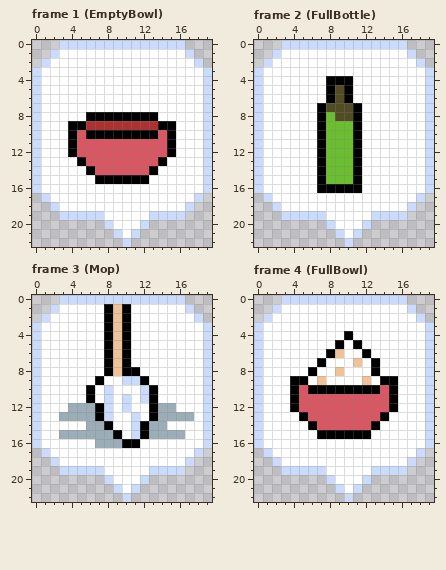
Two states of a pixel-art file, ExportedAssets/Art/Bubbles.aseprite. Above: the version before the commit.
20x23 pixels, 9 frames. Shown: frame 1 (EmptyBowl), frame 2 (FullBottle), frame 3 (Mop), frame 4 (FullBowl). The commit also changed other frames, which this record leaves out.
Once edited:
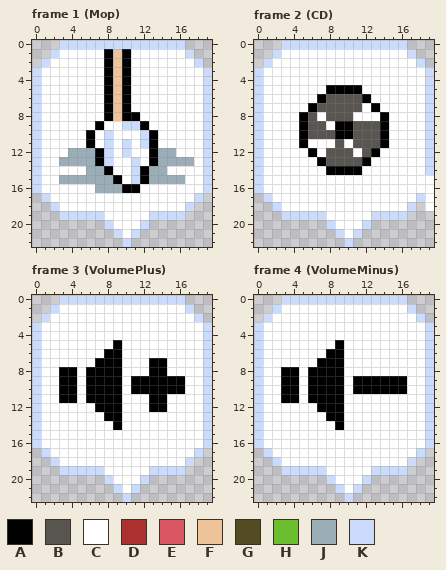
Palette (. is transparent): A #000000  B #595652  C #ffffff  D #ac3232  E #d95763  F #eec39a  G #524b24  H #6abe30  J #9badb7  K #cbdbfc
What changed:
Frame 1 (Mop), layer "Layer 2":
y 1..7: x 8..10 CCC -> AFA
y 8: x 6..7 AA -> CC; x 9 A -> F; x 12..13 AA -> CC
y 9: x 4..15 AADDDDDDDDAA -> CCCACCKKACCC
y 10: x 4..5 AE -> CC; x 7..12 AAAAAA -> CKCCCK; x 14..15 EA -> CC
y 11: x 4..15 AEEEEEEEEEEA -> CCACKCKCKACC
y 12: x 4..15 AEEEEEEEEEEA -> JJJAKCKCCAJJ
y 13: x 3..17 CCAEEEEEEEEACCC -> JJJJAKCCKCAJJJJ
y 14: x 6..14 AEEEEEEAC -> JJACCKAJJ
y 15: x 3..8 CCCCAA -> JJJJJJ; x 10..11 AA -> CK; x 13..16 CCCC -> JJJJ
y 16: x 7..11 CCCCC -> JJJAA
Frame 2 (CD), layer "Layer 2":
y 4: x 8..10 AAA -> CCC
y 5: x 9 G -> A; x 11 C -> A
y 6: x 7..12 CAGACC -> ABBBBA
y 7: x 6..11 CAGGGA -> ABBBBB; x 13 C -> A
y 8: x 5..11 CCAHGGA -> ABCBBBC; x 14 C -> A
y 9: x 5..14 CCAHHHACCC -> ABBCAABBBA
y 10: x 5..14 CCAHHHACCC -> ABBBAABBBA
y 11: x 5 C -> A; x 7..14 AHHHACCC -> CCBCBBBA
y 12: x 6..13 CAHHHACC -> ACBBBCBA
y 13: x 8..12 HHHAC -> BBBBA
y 14: x 7..10 AHHH -> CAAA
y 15: x 7..11 AHHHA -> CCCCC; x 19 K -> C
y 16: x 7..11 AAAAA -> CCCCC; x 19 K -> C
y 17..18: x 19 . -> C
Frame 3 (VolumePlus), layer "Layer 2":
y 1..4: x 8..10 AFA -> CCC
y 5: x 8..10 AFA -> CAC
y 6: x 9..10 FA -> AC
y 7: x 7 C -> A; x 9..10 FA -> AC; x 13..14 CC -> AA
y 8: x 3..4 CC -> AA; x 6..7 CC -> AA; x 9..11 FAA -> ACC; x 13..14 CC -> AA
y 9: x 3..4 CC -> AA; x 6 C -> A; x 8..11 CCKK -> AACA; x 13..16 CCCC -> AAAA
y 10: x 3..4 CC -> AA; x 7..9 CKC -> AAA; x 11..12 CK -> AA; x 14..16 CCC -> AAA
y 11: x 3..4 CC -> AA; x 7..10 CKCK -> AAAC; x 12 K -> C; x 14 C -> A
y 12: x 4..6 JJJ -> CCC; x 8..10 KCK -> AAC; x 14..15 JJ -> AC
y 13: x 3..9 JJJJAKC -> CCCCCAA; x 11 K -> C; x 13..17 AJJJJ -> CCCCC
y 14: x 6..9 JJAC -> CCCA; x 11..14 KAJJ -> CCCC
y 15: x 3..9 JJJJJJA -> CCCCCCC; x 11..16 KAJJJJ -> CCCCCC
y 16: x 7..11 JJJAA -> CCCCC
Frame 4 (VolumeMinus), layer "Layer 2":
y 4: x 10 A -> C
y 5: x 11 A -> C
y 6: x 9 F -> A; x 12 A -> C
y 7: x 8..9 CC -> AA; x 11 F -> C; x 13 A -> C
y 8: x 3..4 CC -> AA; x 7..9 CCF -> AAA; x 13 A -> C
y 9: x 3 C -> A; x 5..9 ACFCC -> CAAAA; x 11..13 CFC -> AAA; x 16 C -> A
y 10: x 3 C -> A; x 5 E -> C; x 10 A -> C; x 14 E -> A; x 16 C -> A
y 11: x 3 C -> A; x 5..15 EEEEEEEEEEA -> CAAAACCCCCC
y 12: x 4..15 AEEEEEEEEEEA -> CCCAAACCCCCC
y 13: x 5..14 AEEEEEEEEA -> CCCAACCCCC
y 14: x 6..13 AEEEEEEA -> CCCACCCC
y 15: x 7..12 AAAAAA -> CCCCCC
Boxes around the changes in both pictures, in picture pixels (x1, y1, x2, y2):
changed: (59, 49, 194, 193)
changed: (299, 76, 389, 193)
changed: (425, 175, 434, 211)
changed: (59, 304, 194, 448)
changed: (281, 331, 407, 439)
